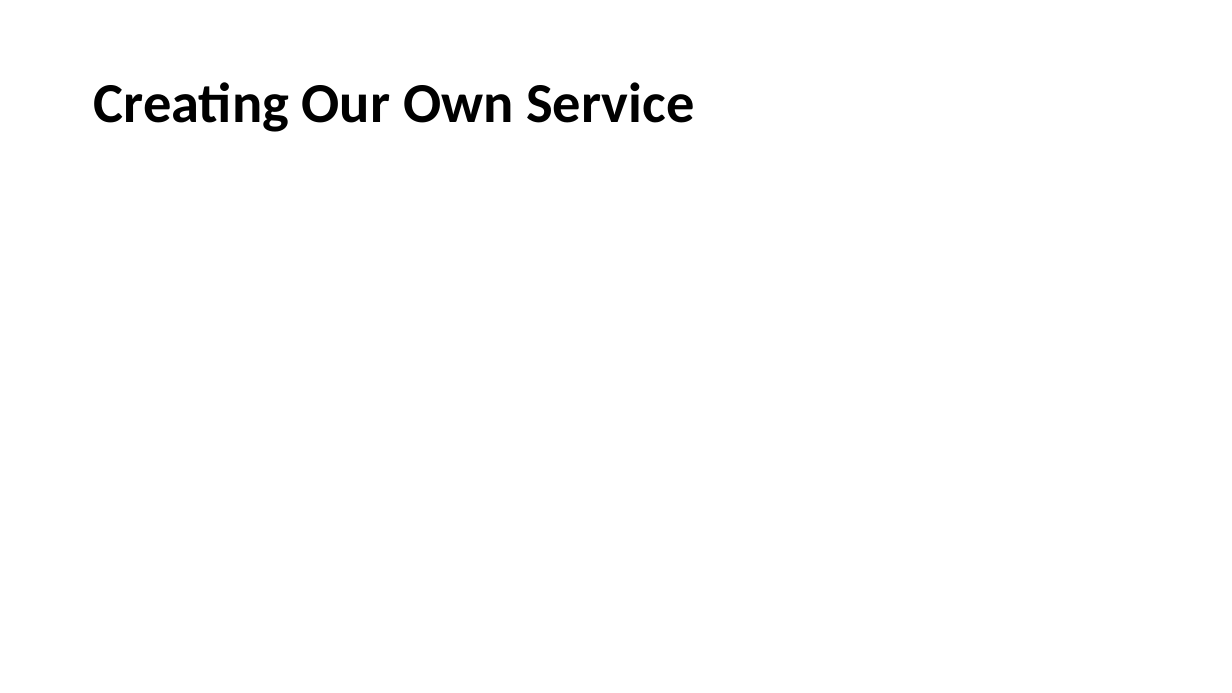
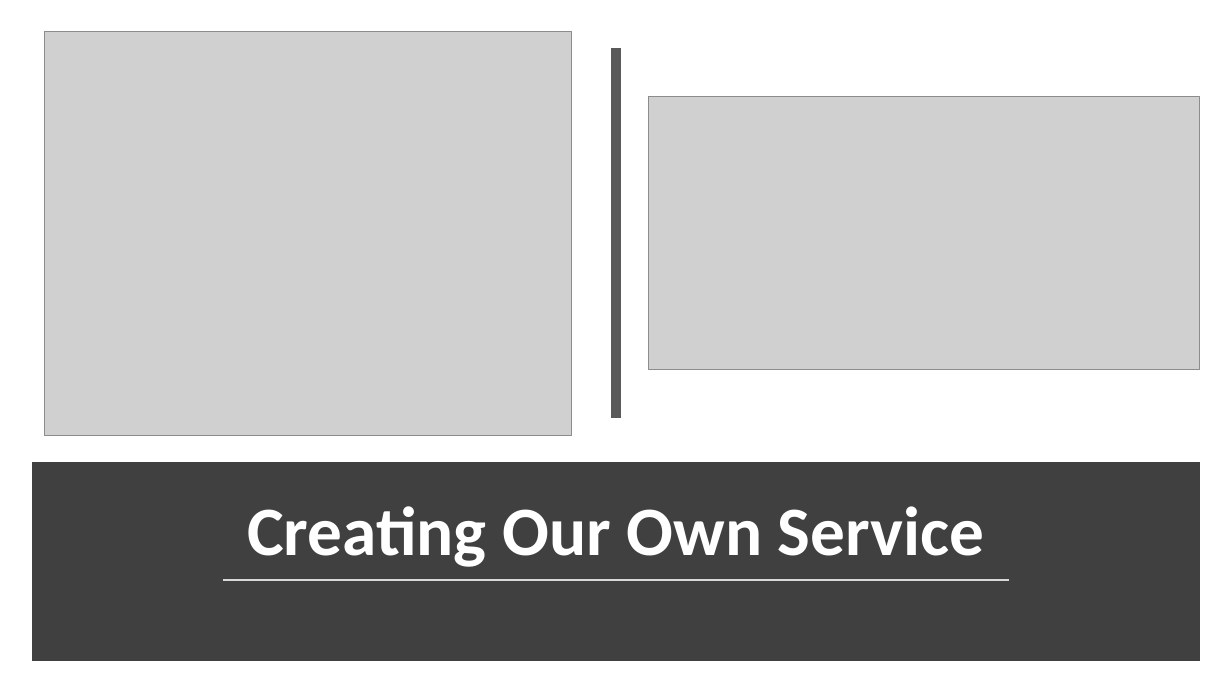
Before and after one commit to santoshkar/Angular, a slide deck: slide 32 of Angular JS draft.pptx (slide 31 before the commit). Drawn at 1232x693 pixels with LibreOffice and Linux fonts; fonts in the diff are those of the drawing; grey boxes stand for pictures. Boxes give left, top, right and bottom in pixels: in the first picture for what was removed or moved away, otherwise in the second. Text is boxed around its words. In the diff, an @@ line names an element or a change of style, - is before the commit and + after.

Commit message:
added service

```diff
--- a/Angular JS draft.pptx
+++ b/Angular JS draft.pptx
@@ picture added at box(44, 31, 571, 435) @@
@@ line added from (616, 48) to (616, 418), #595959 8 pt @@
@@ picture added at box(649, 97, 1201, 370) @@
@@ rectangle added at box(38, 469, 1194, 655), fill #404040, outline #404040 10 pt @@
@@ title "Creating Our Own Service": place and size @@
-title "Creating Our Own Service" at box(94, 82, 694, 132)
+title "Creating Our Own Service" at box(247, 506, 984, 567)
@@ title "Creating Our Own Service" at box(247, 506, 984, 567): size 44 to 54 pt, text colour #000000 to #FFFFFF; alignment left to centre; vertical alignment middle to bottom @@
@@ line added from (224, 580) to (1009, 580), #D9D9D9 1.75 pt @@
```
Also in this commit, not shown: 3 other slides changed, 2 slides added, 4 other files.
